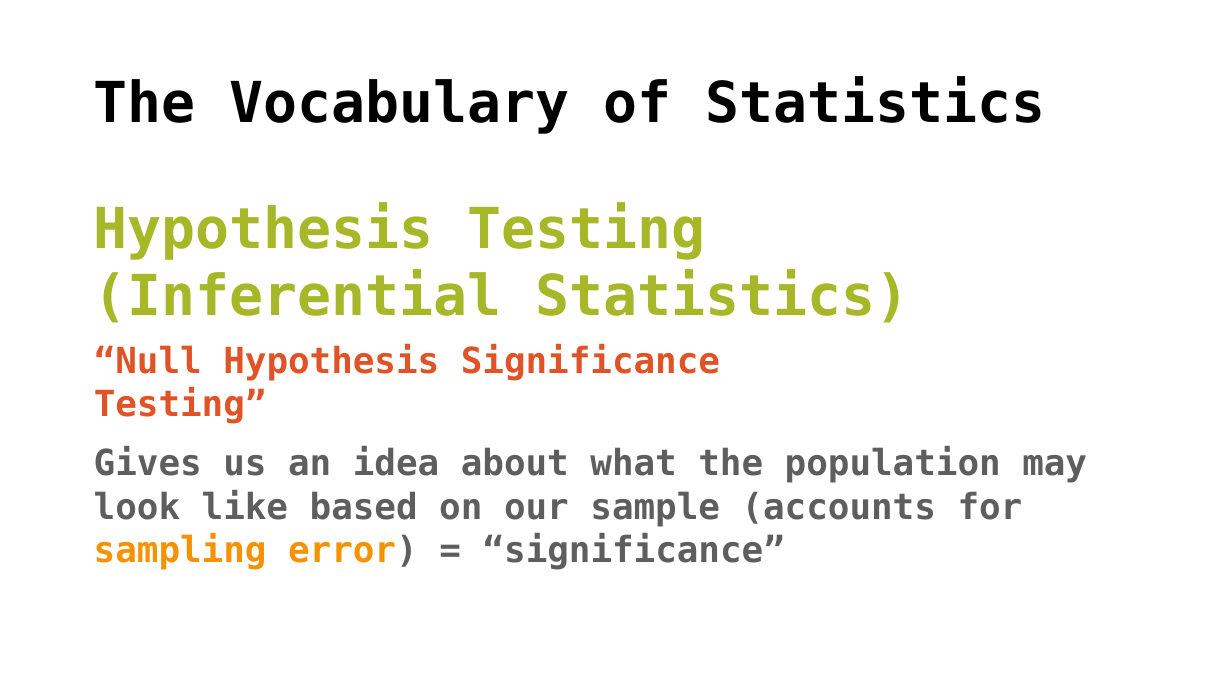
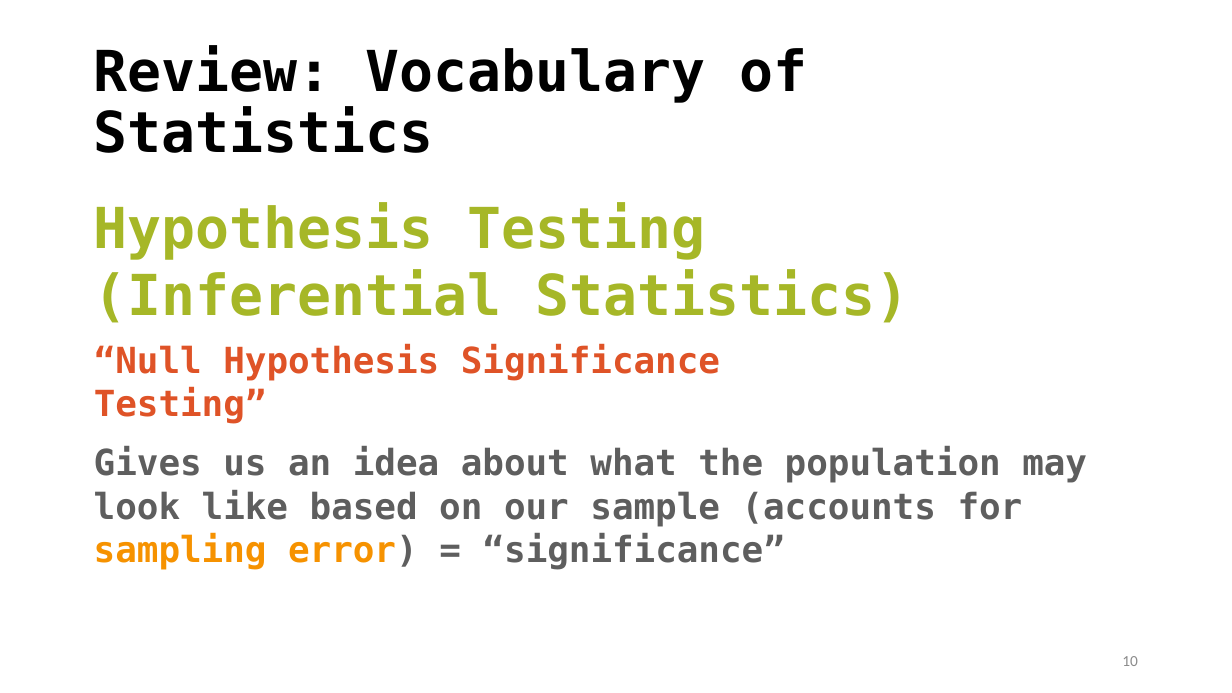
Before and after one commit to TysonStanley/EDU-6050, a slide deck: slide 10 of Slides/03_EDUC_6050_2018.pptx (slide 11 before the commit). Drawn at 1232x693 pixels with LibreOffice and Linux fonts; fonts in the diff are those of the drawing. Boxes give left, top, right and bottom in pixels: in the first picture for what was removed or moved away, otherwise in the second. Text is boxed around its words. In the diff, an @@ line names an element or a change of style, - is before the commit and + after.

Commit message:
updated slides

```diff
--- a/Slides/03_EDUC_6050_2018.pptx
+++ b/Slides/03_EDUC_6050_2018.pptx
@@ title at [94, 45, 808, 153]: text changed @@
-The Vocabulary of Statistics
+Review: Vocabulary of Statistics
@@ page number added at [1122, 656, 1138, 666], 12 pt, text #8C8C8C @@
+10
```
Also in this commit, not shown: 15 other slides changed, 5 slides added, 15 slides removed, 5 other files.
